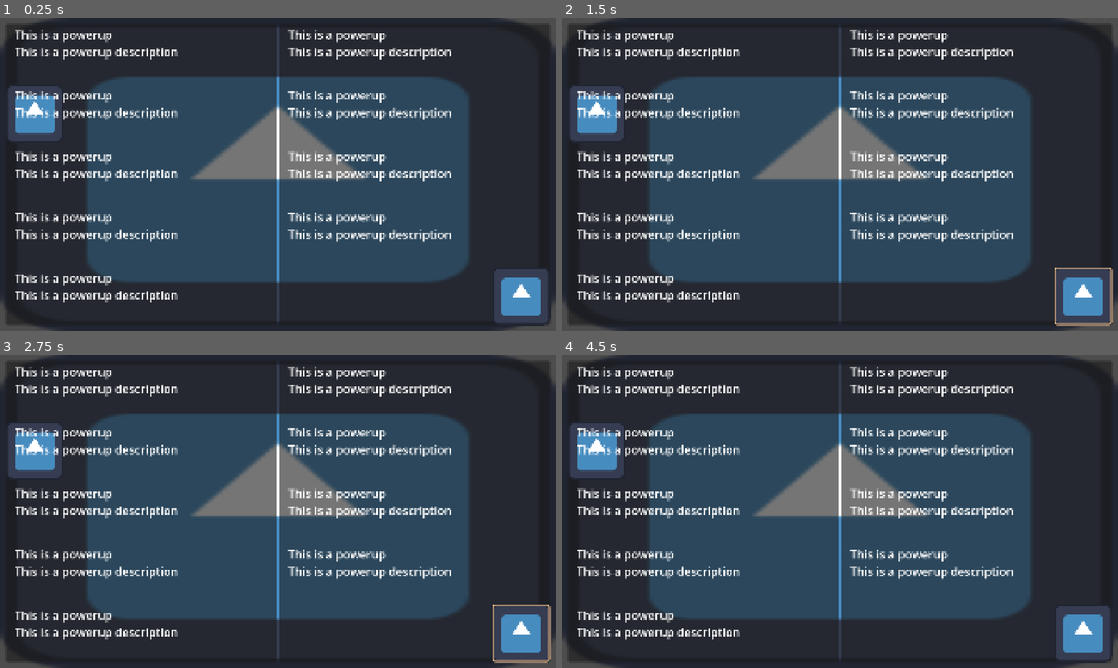
Above: before the commit, frames 1-4 (two rows, left to right).
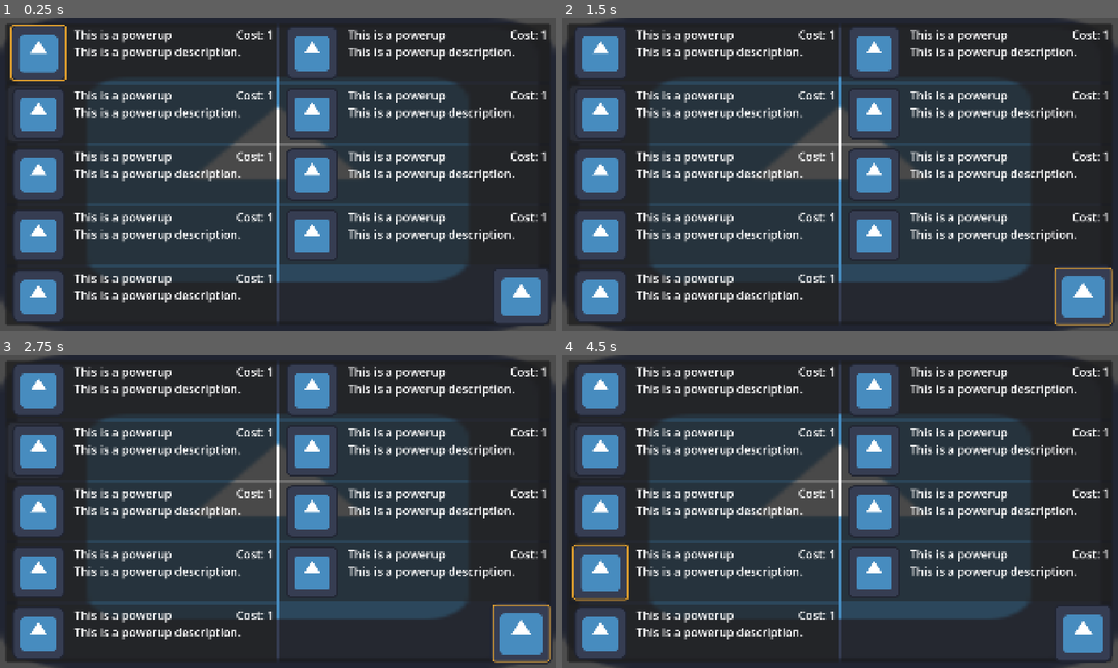
Above: after the commit, the same moments.

Repository: PixelSaver/steakbite
Game: Godot game, scene res://scenes/powerups/powerup_menu.tscn
Same seed, same stepped clock (60 frames per second), same inputs: the game is played once before the commit and once after it. This scene is started directly instead of the project's main scene. The engine's default icon, where the game draws it, is replaced by a stand-in: a white triangle on a blue panel in a dark square.
Inputs (mouse positions are in pixels of both pictures, inside the frame that each line leads up to):
- Up to frame 1 (0.25 s): no input
- Up to frame 2 (1.5 s): click (701, 52) at 0.52 s; click (1084, 296) at 1.25 s
- Up to frame 3 (2.75 s): click (522, 633) at 2 s
- Up to frame 4 (4.5 s): click (701, 452) at 2.77 s; click (701, 511) at 3.52 s; click (701, 570) at 4.27 s

The runs differ from the first frame. In frame 1, 49% of the frame differs, in the area x 1-99%, y 2-97%; in frame 2, 49%, in the area x 1-100%, y 3-99%; in frame 3, 49%; in frame 4, 49%.

Commit message:
powerup menu mostly finished

Diff:
--- a/scenes/powerups/next_button.gd
+++ b/scenes/powerups/next_button.gd
@@ -2,12 +2,19 @@
 
 @export var outline: Control
 
+var t: Tween
+
 func _ready() -> void:
 	self.focus_entered.connect(_set_focus.bind(true))
 	self.focus_exited.connect(_set_focus.bind(false))
+	self.pivot_offset_ratio = Vector2(0.5, 0.5)
 
 func _set_focus(entered: bool) -> void:
+	if t and t.is_running(): t.kill()
+	t = create_tween().set_trans(Tween.TRANS_QUINT).set_ease(Tween.EASE_OUT).set_parallel(true)
 	if (entered):
 		outline.visible = true
+		t.tween_property(self, "scale", Vector2.ONE * 1.08, 0.3)
 	else:
 		outline.visible = false
+		t.tween_property(self, "scale", Vector2.ONE * 1., 1.)
--- a/scenes/powerups/powerup_menu.tscn
+++ b/scenes/powerups/powerup_menu.tscn
@@ -25,12 +25,11 @@
 content_margin_bottom = 0.0
 bg_color = Color(0.6064222, 0.30272415, 0.26498824, 0.6)
 draw_center = false
-border_width_left = 10
-border_width_top = 10
-border_width_right = 10
-border_width_bottom = 10
-border_color = Color(0.9471846, 0.76052517, 0.58193964, 1)
-border_blend = true
+border_width_left = 5
+border_width_top = 5
+border_width_right = 5
+border_width_bottom = 5
+border_color = Color(0.85882354, 0.6117647, 0.18039216, 1)
 corner_radius_top_left = 10
 corner_radius_top_right = 10
 corner_radius_bottom_right = 10
@@ -70,6 +69,7 @@
 
 [node name="HBoxContainer" type="HBoxContainer" parent="MarginContainer" unique_id=222520164]
 layout_mode = 2
+size_flags_vertical = 3
 theme_override_constants/separation = 10
 alignment = 1
 
@@ -152,9 +152,9 @@
 icon_alignment = 1
 expand_icon = true
 script = ExtResource("4_3fqmn")
-outline = NodePath("../Panel")
+outline = NodePath("../Highlight")
 
-[node name="Panel" type="Panel" parent="MarginContainer/HBoxContainer/Panel2/VBoxContainer3/Panel/AspectRatioContainer" unique_id=1783826205]
+[node name="Highlight" type="Panel" parent="MarginContainer/HBoxContainer/Panel2/VBoxContainer3/Panel/AspectRatioContainer" unique_id=1783826205]
 visible = false
 layout_mode = 2
 theme_override_styles/panel = SubResource("StyleBoxFlat_l4062")
--- a/scenes/powerups/powerup_menu_item.gd
+++ b/scenes/powerups/powerup_menu_item.gd
@@ -4,13 +4,21 @@
 
 @export var is_empty: bool
 @export var outline: Control
+@export var icon_container: Control
+
+var t: Tween
 
 func _ready() -> void:
 	self.focus_entered.connect(_set_focus.bind(true))
 	self.focus_exited.connect(_set_focus.bind(false))
+	icon_container.pivot_offset_ratio = Vector2(0.5, 0.5)
 
 func _set_focus(entered: bool) -> void:
+	if t and t.is_running(): t.kill()
+	t = create_tween().set_trans(Tween.TRANS_QUINT).set_ease(Tween.EASE_OUT).set_parallel(true)
 	if (entered):
 		outline.visible = true
+		t.tween_property(icon_container, "scale", Vector2.ONE * 1.08, 0.3)
 	else:
 		outline.visible = false
+		t.tween_property(icon_container, "scale", Vector2.ONE * 1., 1.)
--- a/scenes/powerups/powerup_menu_item.tscn
+++ b/scenes/powerups/powerup_menu_item.tscn
@@ -8,8 +8,7 @@
 content_margin_top = 0.0
 content_margin_right = 0.0
 content_margin_bottom = 0.0
-bg_color = Color(0, 0, 0, 0)
-draw_center = false
+bg_color = Color(0.13333334, 0.13333334, 0.13333334, 0.5372549)
 corner_radius_top_left = 3
 corner_radius_top_right = 3
 corner_radius_bottom_right = 3
@@ -34,18 +33,19 @@
 corner_radius_bottom_left = 10
 corner_detail = 5
 
-[node name="PowerupMenuItem" type="Button" unique_id=537402995 node_paths=PackedStringArray("outline")]
+[node name="PowerupMenuItem" type="Button" unique_id=537402995 node_paths=PackedStringArray("outline", "icon_container")]
 anchors_preset = 15
 anchor_right = 1.0
 anchor_bottom = 1.0
-offset_right = -983.0
-offset_bottom = -902.0
+offset_right = -1004.0
+offset_bottom = -834.0
 grow_horizontal = 2
 grow_vertical = 2
 size_flags_horizontal = 3
 size_flags_vertical = 3
 script = ExtResource("1_7pncx")
 outline = NodePath("Panel/MarginContainer/HBoxContainer/AspectRatioContainer/Highlight")
+icon_container = NodePath("Panel/MarginContainer/HBoxContainer/AspectRatioContainer")
 
 [node name="Panel" type="Panel" parent="." unique_id=873190866]
 layout_mode = 1
@@ -74,13 +74,17 @@
 layout_mode = 2
 theme_override_constants/separation = 20
 
-[node name="AspectRatioContainer" type="AspectRatioContainer" parent="Panel/MarginContainer/HBoxContainer" unique_id=304528340]
+[node name="AspectRatioContainer" type="AspectRatioContainer" parent="Panel/MarginContainer/HBoxContainer" unique_id=214428448]
 layout_mode = 2
+size_flags_horizontal = 3
+size_flags_stretch_ratio = 0.3
+alignment_vertical = 0
 
 [node name="TextureRect" type="TextureRect" parent="Panel/MarginContainer/HBoxContainer/AspectRatioContainer" unique_id=324634501]
 layout_mode = 2
 texture = ExtResource("1_kums3")
-expand_mode = 3
+expand_mode = 1
+stretch_mode = 6
 
 [node name="Highlight" type="Panel" parent="Panel/MarginContainer/HBoxContainer/AspectRatioContainer" unique_id=1007139878]
 visible = false
@@ -92,12 +96,23 @@
 layout_mode = 2
 size_flags_horizontal = 3
 
-[node name="PowerupName" type="Label" parent="Panel/MarginContainer/HBoxContainer/VBoxContainer" unique_id=658105143]
+[node name="HBoxContainer" type="HBoxContainer" parent="Panel/MarginContainer/HBoxContainer/VBoxContainer" unique_id=1560436398]
 layout_mode = 2
+
+[node name="PowerupName" type="Label" parent="Panel/MarginContainer/HBoxContainer/VBoxContainer/HBoxContainer" unique_id=658105143]
+layout_mode = 2
+size_flags_horizontal = 3
 mouse_filter = 1
 text = "This is a powerup"
 
+[node name="Cost" type="Label" parent="Panel/MarginContainer/HBoxContainer/VBoxContainer/HBoxContainer" unique_id=1782705513]
+layout_mode = 2
+mouse_filter = 1
+text = "Cost: 1"
+
 [node name="PowerupDescription" type="Label" parent="Panel/MarginContainer/HBoxContainer/VBoxContainer" unique_id=287688871]
 layout_mode = 2
+size_flags_vertical = 3
 mouse_filter = 1
-text = "This is a powerup description"
+text = "This is a powerup description."
+autowrap_mode = 2
